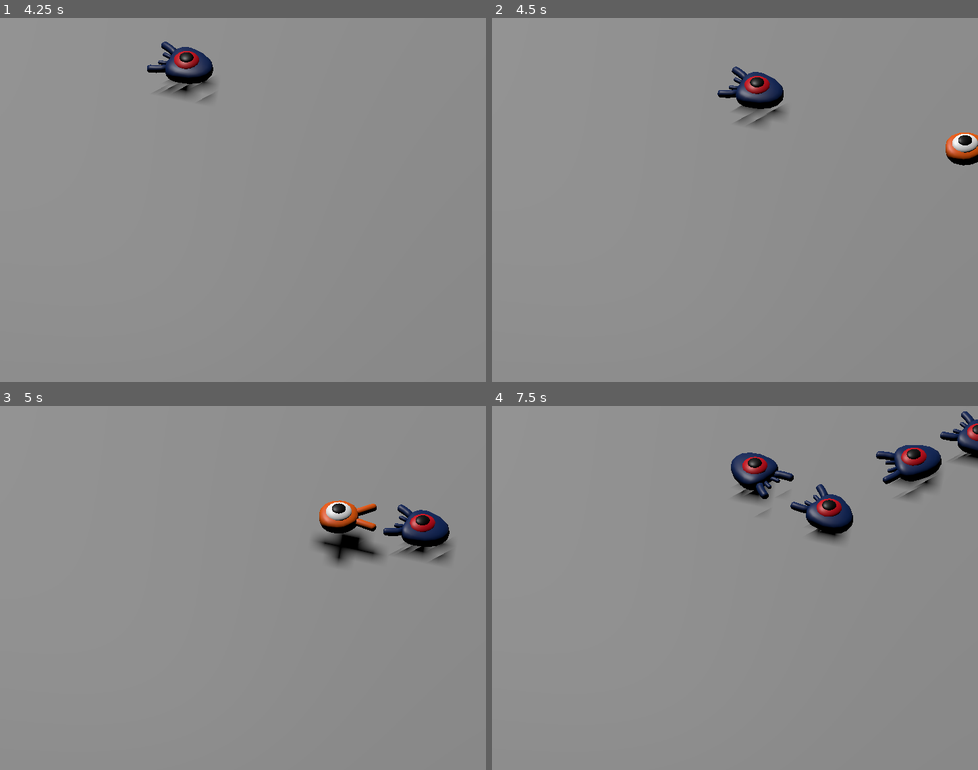
Above: before the commit, frames 1-4 (two rows, left to right).
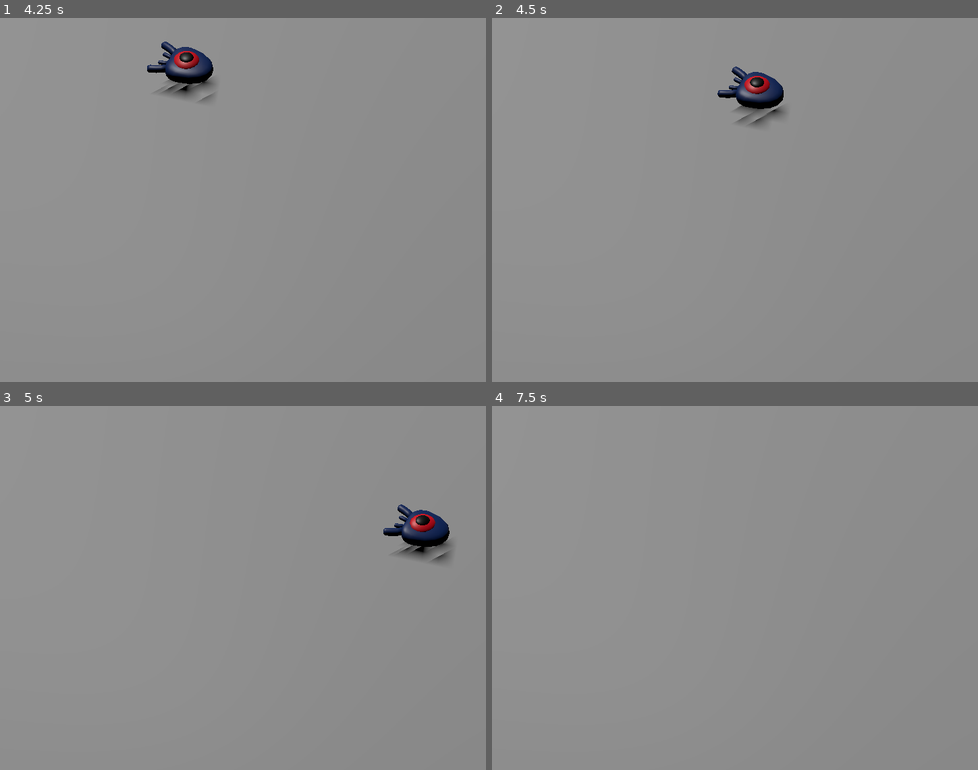
Above: after the commit, the same moments.

Repository: adrientremblay/dark-altar-2
Game: Godot game, scene res://main.tscn
The game is run twice, just before and just after one commit, with the same random seed, the same clock (stepped at 60 frames per second) and the same inputs.
Inputs:
- Up to frame 1 (4.25 s): hold D (move_right) 0.53-1.28 s; tap Space (jump) at 0.77, 1.52, 3.02, 3.77 s; hold S (move_back) 1.28-2.03 s; hold D (move_right) 2.03-2.78 s; hold W (move_forward) 2.78-3.53 s; hold A (move_left) from 3.53 s (still down)
- Up to frame 2 (4.5 s): keep holding A (move_left)
- Up to frame 3 (5 s): keep holding A (move_left); tap Space (jump) at 4.52 s
- Up to frame 4 (7.5 s): release A (move_left) at 5.03 s; hold S (move_back) 5.03-5.78 s; hold D (move_right) 5.78-6.53 s; tap Space (jump) at 6.02, 6.77 s; hold W (move_forward) 6.53-7.28 s; hold D (move_right) from 7.28 s (still down)

Frame 1 is identical in both runs. In frame 2, 0.5% of the frame differs, in the area x 93-100%, y 31-41%; in frame 3, 1.6%; in frame 4, 4.0%, in the area x 49-100%, y 1-38%.
Error after the commit: Invalid access to property or key 'position' on a base object of type 'null instance'. (res://main.gd:11)

Commit message:
Player can die

Diff:
--- a/player.gd
+++ b/player.gd
@@ -6,6 +6,8 @@
 @export var bounce_inpulse = 16
 
 var target_velocity = Vector3.ZERO
+
+signal hit
 
 func _physics_process(delta):
 	var direction = Vector3.ZERO
@@ -47,3 +49,10 @@
 
 	velocity = target_velocity
 	move_and_slide()
+
+func _on_mob_detector_body_entered(body: Node3D) -> void:
+	die();
+
+func die():
+	hit.emit()
+	queue_free()
--- a/player.tscn
+++ b/player.tscn
@@ -1,10 +1,14 @@
-[gd_scene load_steps=4 format=3 uid="uid://jo4x1pit4xrj"]
+[gd_scene load_steps=5 format=3 uid="uid://jo4x1pit4xrj"]
 
 [ext_resource type="Script" path="res://player.gd" id="1_ih81g"]
 [ext_resource type="PackedScene" uid="uid://b2n6fl2urqjcq" path="res://art/player.glb" id="2_cyo5h"]
 
 [sub_resource type="SphereShape3D" id="SphereShape3D_ww87t"]
 radius = 0.81537
+
+[sub_resource type="CylinderShape3D" id="CylinderShape3D_1nedr"]
+height = 0.16622
+radius = 1.11469
 
 [node name="Player" type="CharacterBody3D"]
 collision_mask = 6
@@ -17,3 +21,14 @@
 [node name="CollisionShape3D" type="CollisionShape3D" parent="."]
 transform = Transform3D(1, 0, 0, 0, 1, 0, 0, 0, 1, 0, 0.392507, 0)
 shape = SubResource("SphereShape3D_ww87t")
+
+[node name="MobDetector" type="Area3D" parent="."]
+collision_layer = 0
+collision_mask = 2
+monitorable = false
+
+[node name="CollisionShape3D" type="CollisionShape3D" parent="MobDetector"]
+transform = Transform3D(1, 0, 0, 0, 1, 0, 0, 0, 1, 0, 0.75, 0)
+shape = SubResource("CylinderShape3D_1nedr")
+
+[connection signal="body_entered" from="MobDetector" to="." method="_on_mob_detector_body_entered"]
